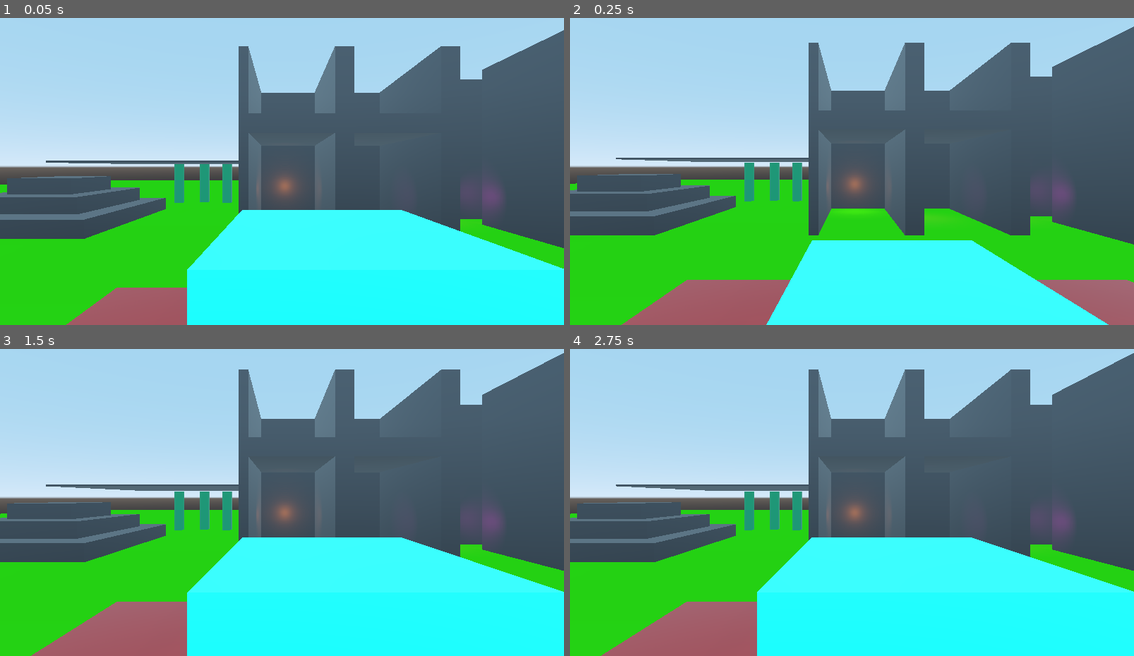
Above: before the commit, frames 1-4 (two rows, left to right).
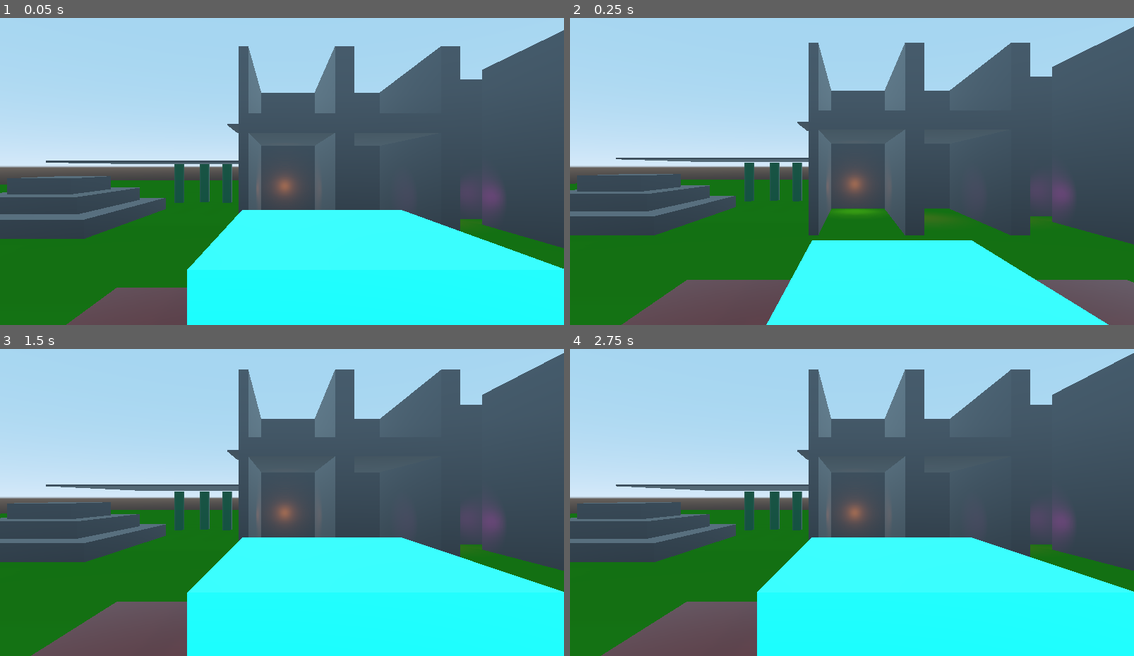
Above: after the commit, the same moments.

Repository: binaryorange/ECC
Game: Godot game, scene res://Testing.tscn
The game is run twice, just before and just after one commit, with the same random seed, the same clock (stepped at 60 frames per second) and the same inputs.
Inputs (mouse positions are in pixels of both pictures, inside the frame that each line leads up to):
- Up to frame 1 (0.05 s): no input
- Up to frame 2 (0.25 s): no input
- Up to frame 3 (1.5 s): move the mouse to (406, 481) at 0.52 s; hold Mouse wheel up (mouse_zoom_in) 0.53-1.28 s; click (406, 481) at 0.67 s; move the mouse to (169, 514) at 1.27 s; tap Mouse wheel down (mouse_zoom_out) at 1.35 s; click (169, 514) at 1.42 s
- Up to frame 4 (2.75 s): tap Enter at 2 s; move the mouse to (908, 428) at 2.02 s; hold Mouse wheel up (mouse_zoom_in) from 2.03 s (still down); click (908, 428) at 2.17 s

The runs differ from the first frame. In frame 1, 14% of the frame differs, in the area x 0-100%, y 34-100%; in frame 2, 23%, in the area x 0-100%, y 33-100%; in frame 3, 15%; in frame 4, 15%.

Commit message:
Refining motions
Refined the camera rotation, player rotation, and made things a little bit better!

Diff:
--- a/ECC_TPController/ECC_TPController.gd
+++ b/ECC_TPController/ECC_TPController.gd
@@ -66,7 +66,6 @@
 var collision_probe_shape
 var is_clipping = false
 var counting_down = false
-var rotate_back = false
 var player
 var raycast_offset
 var rot_y_angle = 0
@@ -214,9 +213,6 @@
 
 	# position the raycast
 	$ConfinedSpaceCheck.transform.origin = get_parent().transform.origin + raycast_offset
-
-	# update camera's rotation
-	# _look_at_player()
 
 	# rotate the camera gimbal to the player's rotation
 	if cam_right == 0 and cam_up == 0:
@@ -317,12 +313,6 @@
 			else:
 				zoom += amount
 
-# force the viewcam to look at the player
-func _look_at_player():
-	var offY = Vector3(0, -0.5, 0)
-	clip_cam.look_at(self.transform.origin + offY, Vector3.UP)
-	view_cam.look_at(self.transform.origin + offY, Vector3.UP)
-
 # this tells us when the camera can clip against walls or other occluding objects
 func _on_CanClipDetector_body_entered(body):
 	if !body.is_in_group("Player"):
--- a/ECC_TPController/ECC_ThirdPersonController.tscn
+++ b/ECC_TPController/ECC_ThirdPersonController.tscn
@@ -108,7 +108,7 @@
 "Player",
 ]]
 enabled = true
-cast_to = Vector3( 0, 5, 0 )
+cast_to = Vector3( 0, 15, 0 )
 [connection signal="body_entered" from="X Gimbal/ViewCamera/CanClipDetector" to="." method="_on_CanClipDetector_body_entered"]
 [connection signal="body_exited" from="X Gimbal/ViewCamera/CanClipDetector" to="." method="_on_CanClipDetector_body_exited"]
 [connection signal="timeout" from="ZoomTimer" to="." method="_on_ZoomTimer_timeout"]
--- a/Player.gd
+++ b/Player.gd
@@ -81,5 +81,4 @@
 		var angle = atan2(-hv.x, -hv.z)
 		var char_rot = character.get_rotation()
 		char_rot.y = angle
-		character.rotation = lerp(character.rotation, char_rot, 0.99)
-		oldRot = char_rot
+		character.rotation = char_rot
--- a/Testing.tscn
+++ b/Testing.tscn
@@ -65,6 +65,58 @@
 [node name="CollisionShape" type="CollisionShape" parent="Ceiling/Ceiling"]
 shape = SubResource( 5 )
 
+[node name="Ceiling15" type="MeshInstance" parent="."]
+transform = Transform( 2, 0, 0, 0, 0.1, 0, 0, 0, 5, -10, 14, -1 )
+mesh = SubResource( 4 )
+material/0 = null
+__meta__ = {
+"_editor_description_": ""
+}
+
+[node name="Ceiling" type="StaticBody" parent="Ceiling15"]
+
+[node name="CollisionShape" type="CollisionShape" parent="Ceiling15/Ceiling"]
+shape = SubResource( 5 )
+
+[node name="Ceiling16" type="MeshInstance" parent="."]
+transform = Transform( -8.74228e-008, 0, -5, 0, 0.1, 0, 2, 0, -2.18557e-007, -17, 14, 2 )
+mesh = SubResource( 4 )
+material/0 = null
+__meta__ = {
+"_editor_description_": ""
+}
+
+[node name="Ceiling" type="StaticBody" parent="Ceiling16"]
+
+[node name="CollisionShape" type="CollisionShape" parent="Ceiling16/Ceiling"]
+shape = SubResource( 5 )
+
+[node name="Ceiling17" type="MeshInstance" parent="."]
+transform = Transform( -8.74228e-008, 0, -5, 0, 0.1, 0, 2, 0, -2.18557e-007, -27, 17, 2 )
+mesh = SubResource( 4 )
+material/0 = null
+__meta__ = {
+"_editor_description_": ""
+}
+
+[node name="Ceiling" type="StaticBody" parent="Ceiling17"]
+
+[node name="CollisionShape" type="CollisionShape" parent="Ceiling17/Ceiling"]
+shape = SubResource( 5 )
+
+[node name="Ceiling18" type="MeshInstance" parent="."]
+transform = Transform( -8.74228e-008, 0, -5, 0, 0.1, 0, 2, 0, -2.18557e-007, -40, 20, 0 )
+mesh = SubResource( 4 )
+material/0 = null
+__meta__ = {
+"_editor_description_": ""
+}
+
+[node name="Ceiling" type="StaticBody" parent="Ceiling18"]
+
+[node name="CollisionShape" type="CollisionShape" parent="Ceiling18/Ceiling"]
+shape = SubResource( 5 )
+
 [node name="Ceiling7" type="MeshInstance" parent="."]
 transform = Transform( 10, 0, 0, 0, 1, 0, 0, 0, 10, 14, 1, -10 )
 mesh = SubResource( 4 )
--- a/default_env.tres
+++ b/default_env.tres
@@ -6,6 +6,7 @@
 background_mode = 2
 background_sky = SubResource( 1 )
 ambient_light_color = Color( 1, 1, 1, 1 )
+ambient_light_energy = 0.25
 fog_depth_curve = 0.812253
 fog_transmit_enabled = true
 fog_transmit_curve = 3.24901
--- a/project.godot
+++ b/project.godot
@@ -23,7 +23,6 @@
 
 window/size/width=1920
 window/size/height=1080
-window/size/fullscreen=true
 
 [input]
 
